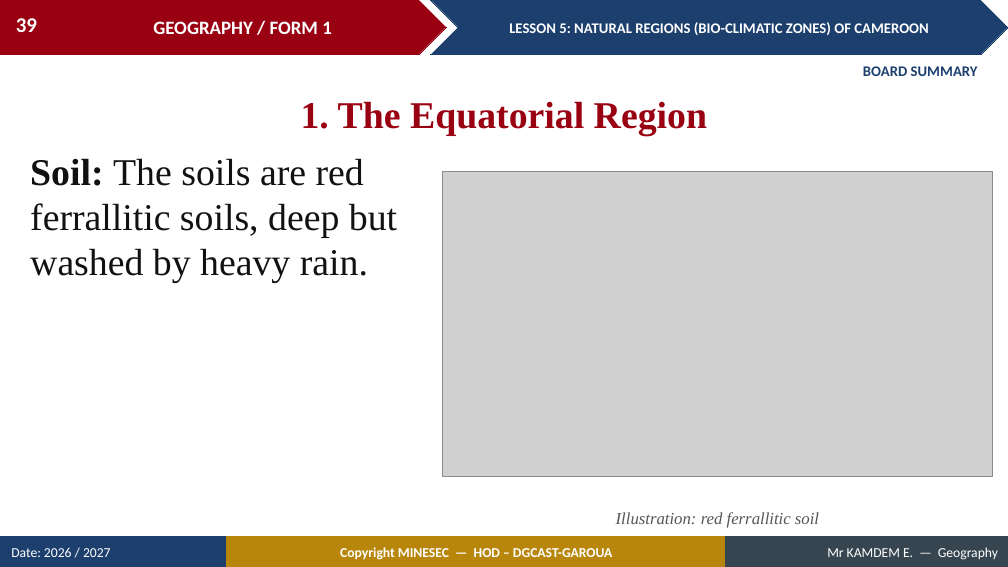
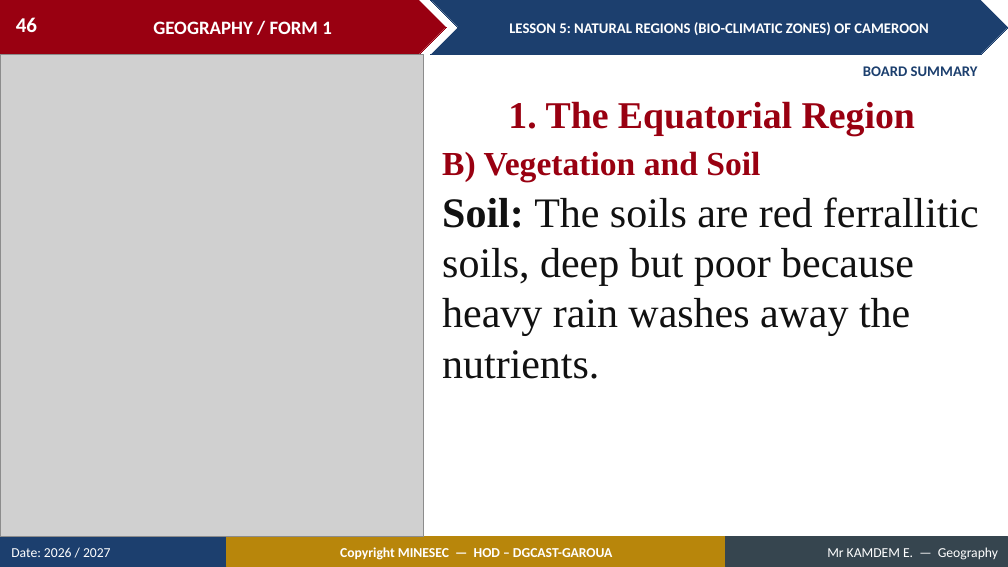
Before and after one commit to Berthautk/linea-github, a slide deck: slide 46 of lecons/F1/08_F1_M2_L05_Natural_Regions_Bio_climatic_Zones_of_Cameroon.pptx (slide 39 before the commit). Drawn at 1008x567 pixels with LibreOffice and Linux fonts; fonts in the diff are those of the drawing; grey boxes stand for pictures. Boxes give left, top, right and bottom in pixels: in the first picture for what was removed or moved away, otherwise in the second. Text is boxed around its words. In the diff, an @@ line names an element or a change of style, - is before the commit and + after.

```diff
--- a/lecons/F1/08_F1_M2_L05_Natural_Regions_Bio_climatic_Zones_of_Cameroon.pptx
+++ b/lecons/F1/08_F1_M2_L05_Natural_Regions_Bio_climatic_Zones_of_Cameroon.pptx
@@ page number at box(16, 17, 37, 32): text changed @@
-39
+46
@@ picture added at box(0, 54, 423, 537) @@
@@ text "1. The Equatorial Region": place and size @@
-text "1. The Equatorial Region" at box(301, 101, 707, 136)
+text "1. The Equatorial Region" at box(508, 101, 915, 136)
@@ picture removed at box(442, 172, 993, 477) @@
@@ text added at box(442, 151, 760, 182), 32 pt, text #990011, bold @@
+B) Vegetation and Soil
@@ text at box(442, 197, 979, 379): text changed; size 36 to 40 pt @@
-Soil: The soils are red ferrallitic soils, deep but washed by heavy rain.
+Soil: The soils are red ferrallitic soils, deep but poor because heavy rain washes away the nutrients.
@@ text removed at box(616, 512, 819, 528) @@
-Illustration: red ferrallitic soil
```
Also in this commit, not shown: 32 other slides changed, 20 slides added, 4 slides removed, 5 other files.
